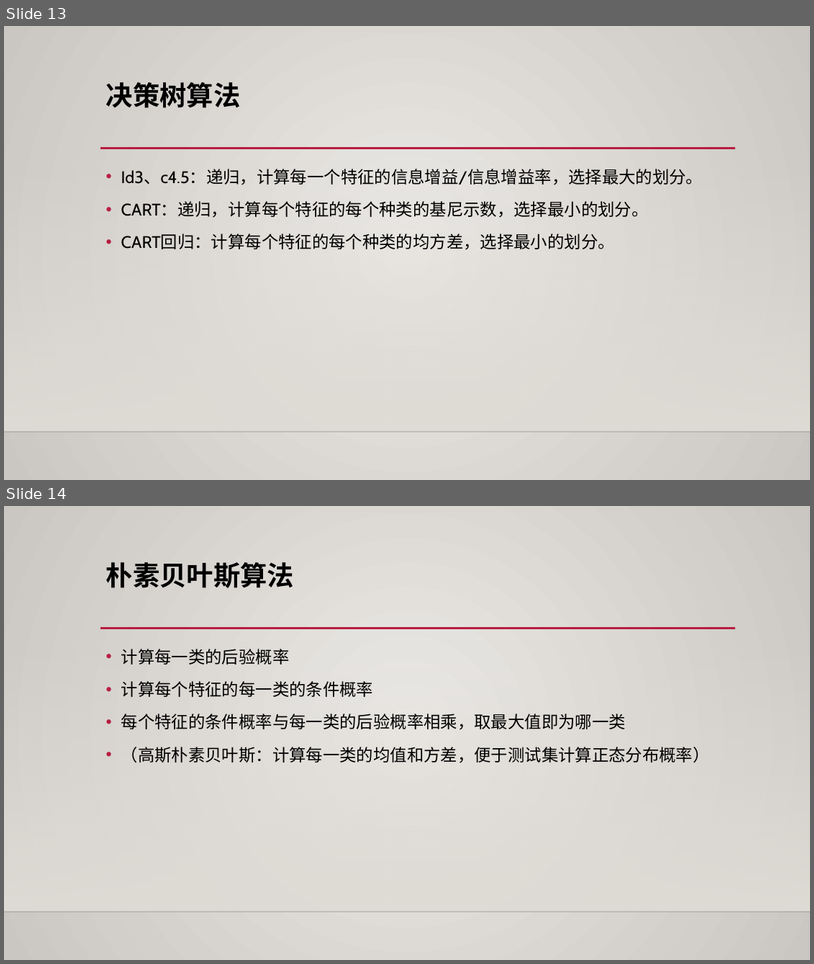
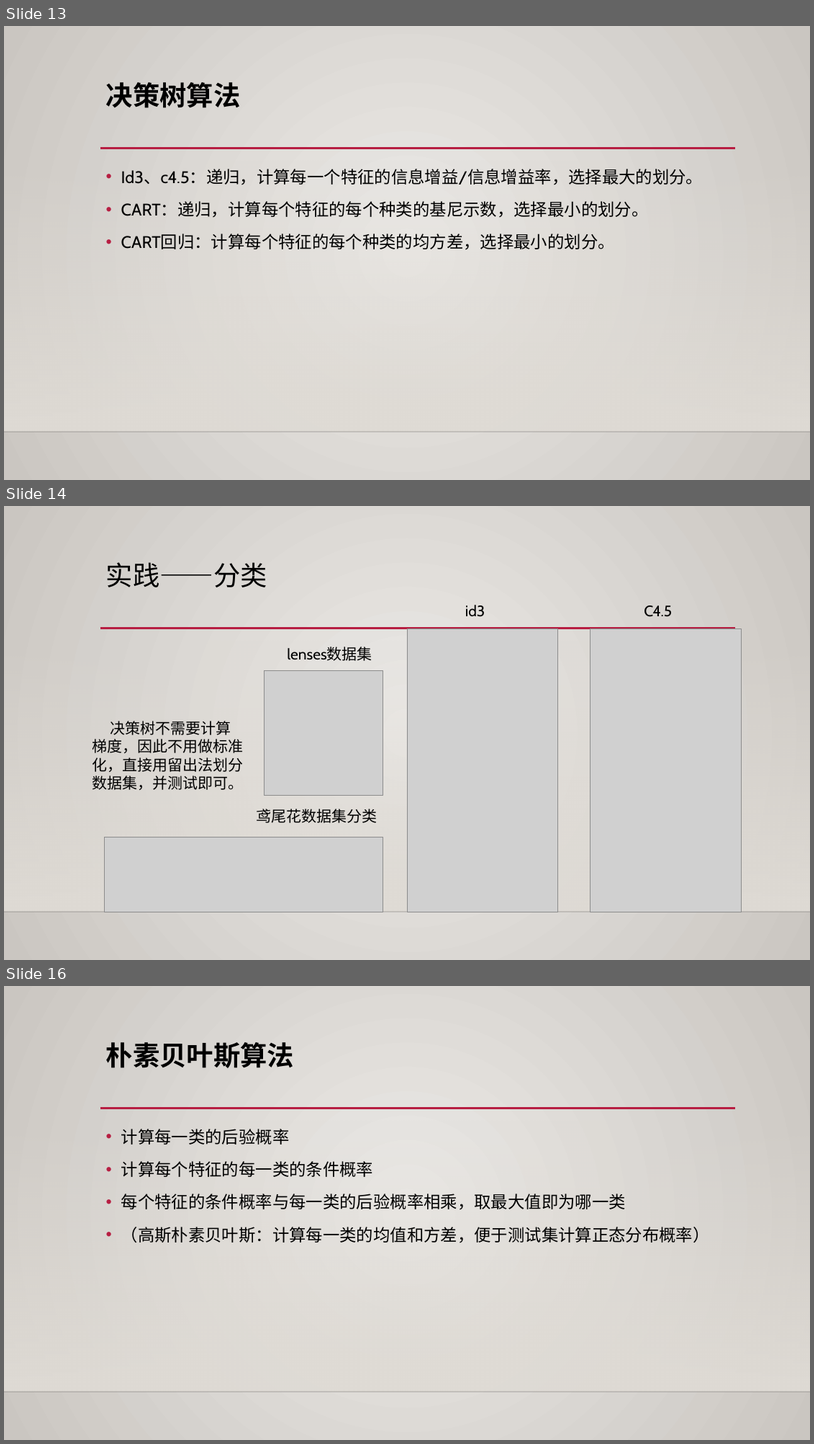
Before and after one commit to gjjshgu/cxk, a slide deck: 中期考核/答辩ppt.pptx. Shown one above the other, each under a label of ours: slides 13 and 14 before the commit, slides 13, 14 and 16 after it; the slides between them are not shown. The pictures are 814x964 and 814x1444 pixels, drawn with LibreOffice and Linux fonts; fonts in the diff are those of the drawing; grey boxes stand for pictures; background and template pictures are left out. Boxes give left, top, right and bottom in pixels: in the first picture for what was removed or moved away, otherwise in the second. Text is boxed around its words. In the diff, an @@ line names an element or a change of style, - is before the commit and + after.

```diff
--- a/中期考核/答辩ppt.pptx
+++ b/中期考核/答辩ppt.pptx
@@ slide 14 added at (x1=4, y1=506, x2=810, y2=960), background gradient #ECEAE7 to #CAC7C1; not listed: 3 template elements that a slide beside it also shows @@
@@ title added at (x1=106, y1=562, x2=268, y2=587), 32 pt, text #000000 @@
+实践——分类
@@ text added at (x1=466, y1=605, x2=486, y2=617), 18 pt, text #000000 @@
+id3
@@ text added at (x1=644, y1=605, x2=672, y2=617), 18 pt, text #000000 @@
+C4.5
@@ picture added at (x1=407, y1=629, x2=558, y2=912) @@
@@ picture added at (x1=591, y1=629, x2=742, y2=912) @@
@@ text added at (x1=287, y1=646, x2=372, y2=661), 18 pt, text #000000 @@
+lenses数据集
@@ picture added at (x1=264, y1=671, x2=383, y2=795) @@
@@ text added at (x1=93, y1=721, x2=244, y2=790), 18 pt, text #000000 @@
+决策树不需要计算梯度，因此不用做标准化，直接用留出法划分数据集，并测试即可。
@@ text added at (x1=257, y1=808, x2=378, y2=823), 18 pt, text #000000 @@
+鸢尾花数据集分类
@@ picture added at (x1=104, y1=837, x2=384, y2=911) @@
@@ what was slide 14 is now slide 16 @@
```
Also in this commit, not shown: 1 other slide added.
